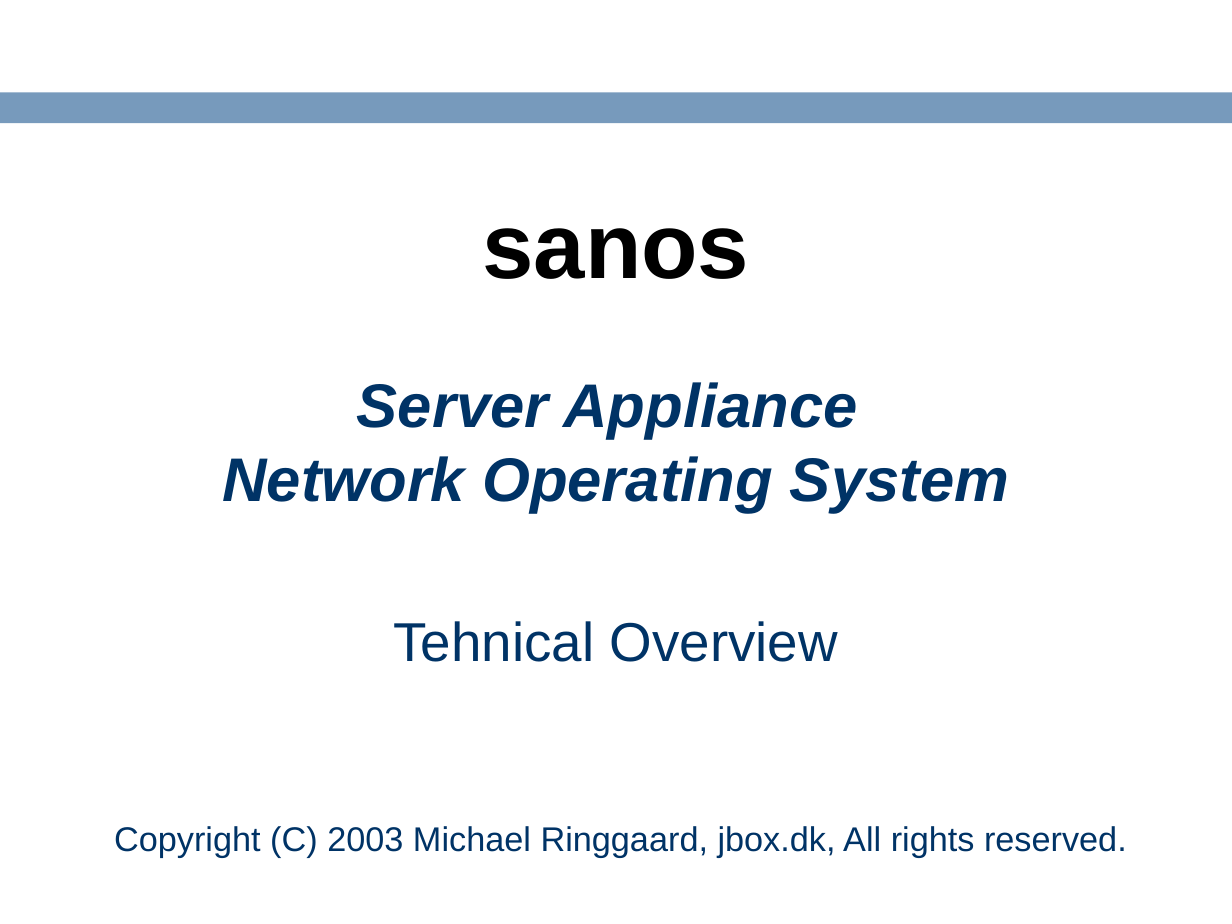
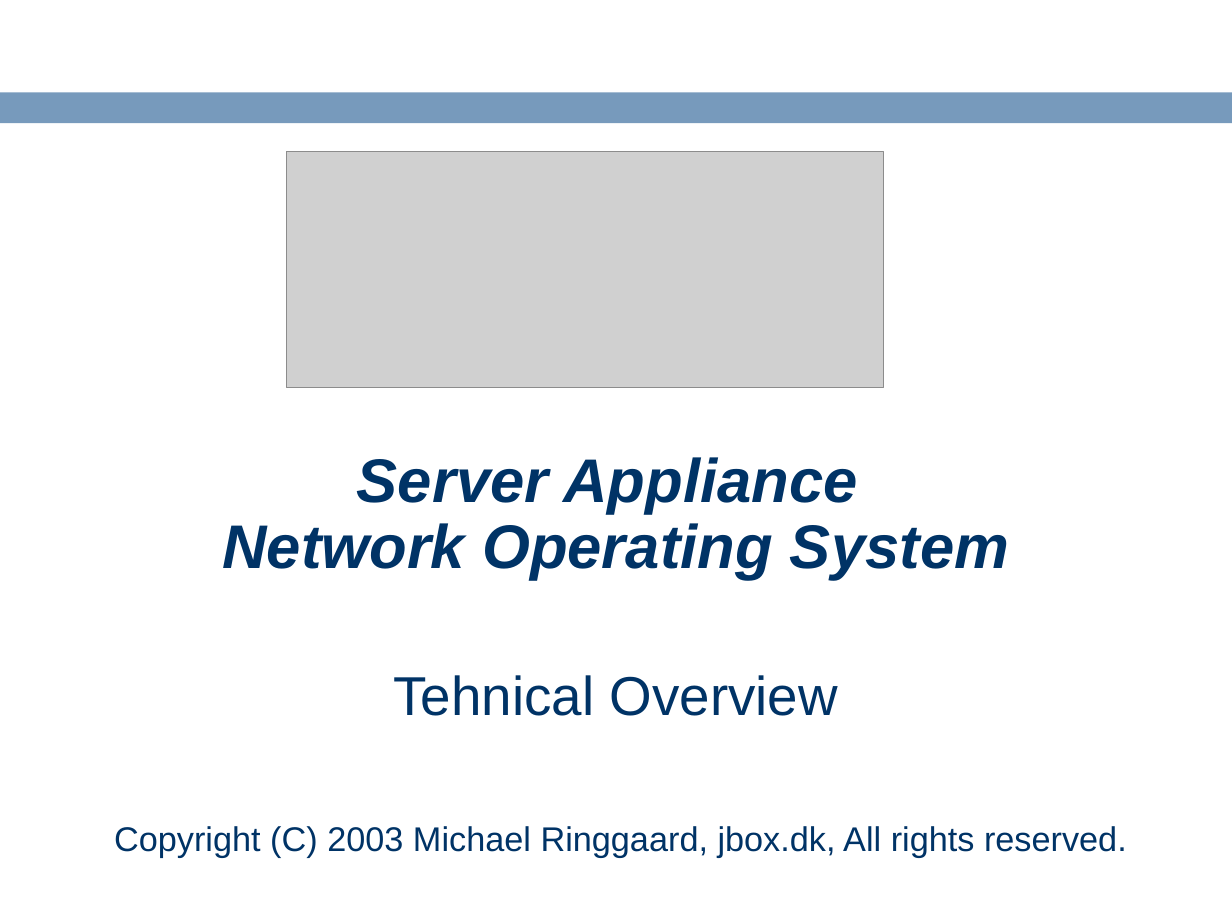
Before and after one commit to ringgaard/sanos, a slide deck: slide 1 of doc/sanostech.ppt. Drawn at 1232x924 pixels with LibreOffice and Linux fonts; fonts in the diff are those of the drawing; grey boxes stand for pictures; background and template pictures are left out. Boxes give left, top, right and bottom in pixels: in the first picture for what was removed or moved away, otherwise in the second. Text is boxed around its words. In the diff, an @@ line names an element or a change of style, - is before the commit and + after.

```diff
--- a/doc/sanostech.ppt
+++ b/doc/sanostech.ppt
@@ title "sanos": place and size @@
-title "sanos" at box(482, 228, 749, 279)
+title "sanos" at box(73, 161, 1120, 360)
@@ title "sanos" at box(73, 161, 1120, 360): size 54 to 32 pt, bold off @@
@@ picture added at box(286, 152, 883, 387) @@
@@ subtitle "Server Appliance Network Operating System": place and size @@
-subtitle "Server Appliance Network Operating System" at box(222, 382, 1009, 662)
+subtitle "Server Appliance Network Operating System" at box(222, 457, 1009, 716)
@@ subtitle "Server Appliance Network Operating System" at box(222, 457, 1009, 716): line spacing 1 to 0.9 @@
```
Also in this commit, not shown: 1 other slide changed.
